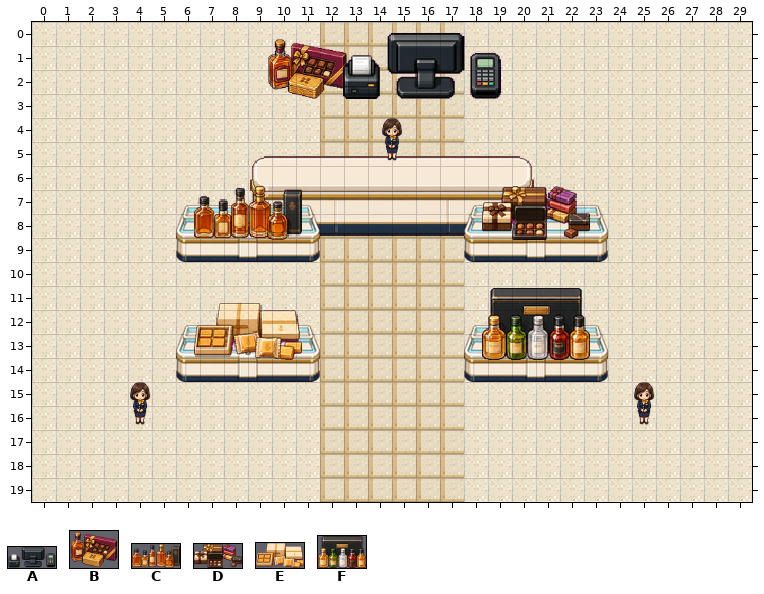
One commit to this Tiled map (JSON): public/assets/maps/tiled/regions/shop-liquor-food-01.tmj. Above is the file before it was changed.
Cells are 16x16 px. Shown: x 0..29, y 0..19.
Key: from "airport-props": A 10 "checkout-equipment-pos", B 12 "checkout-items-liquor-fo", C 19 "liquor-products-whisky", D 20 "liquor-products-chocolat", E 21 "food-products-pineapple-", F 22 "liquor-products-mini-tas".
Objects are placed by their top-left corner, in cells (3,4 is the top-left corner of cell 3,4); size is 1x1 cell unless given.
Layers that did not change in this view are not listed.
Objects on layer "Merchandise" before:
B "liquor-checkout-items" at 9.8,0.7 size 3.4x2.6
A "liquor-checkout-equipment" at 12.9,0.4 size 6.8x2.9
C "liquor-left-island-top-merch" at 6.8,6.8 size 4.5x2.2
D "liquor-right-island-top-merc" at 18.8,6.8 size 4.5x2.2
E "liquor-left-island-bottom-me" at 6.8,11.7 size 4.5x2.4
F "liquor-right-island-bottom-m" at 18.8,11.1 size 4.5x3
Now the later version:
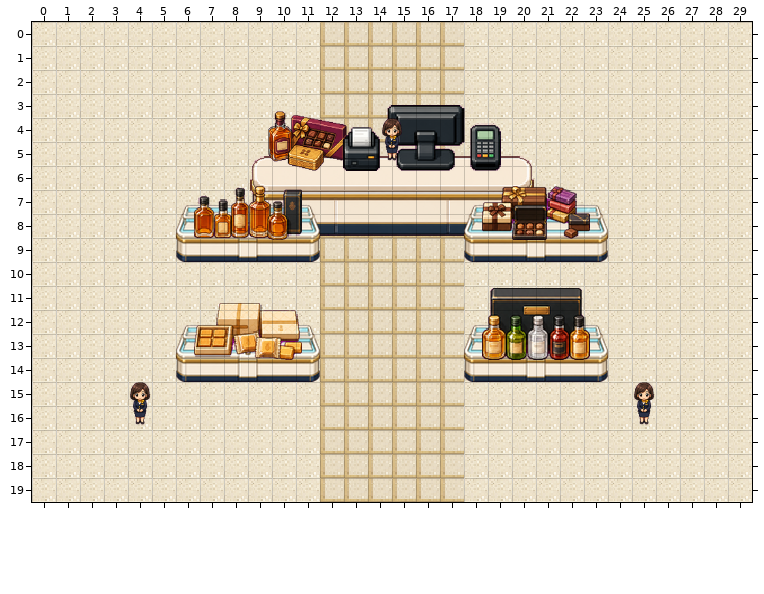
From old to new:
{"where": "layer \"Merchandise\""}
{"was": "B \"liquor-checkout-items\" at 9.8,0.7 size 3.4x2.6", "now": "B \"liquor-checkout-items\" at 9.8,3.7 size 3.4x2.6"}
{"was": "A \"liquor-checkout-equipment\" at 12.9,0.4 size 6.8x2.9", "now": "A \"liquor-checkout-equipment\" at 12.9,3.4 size 6.8x2.9"}
